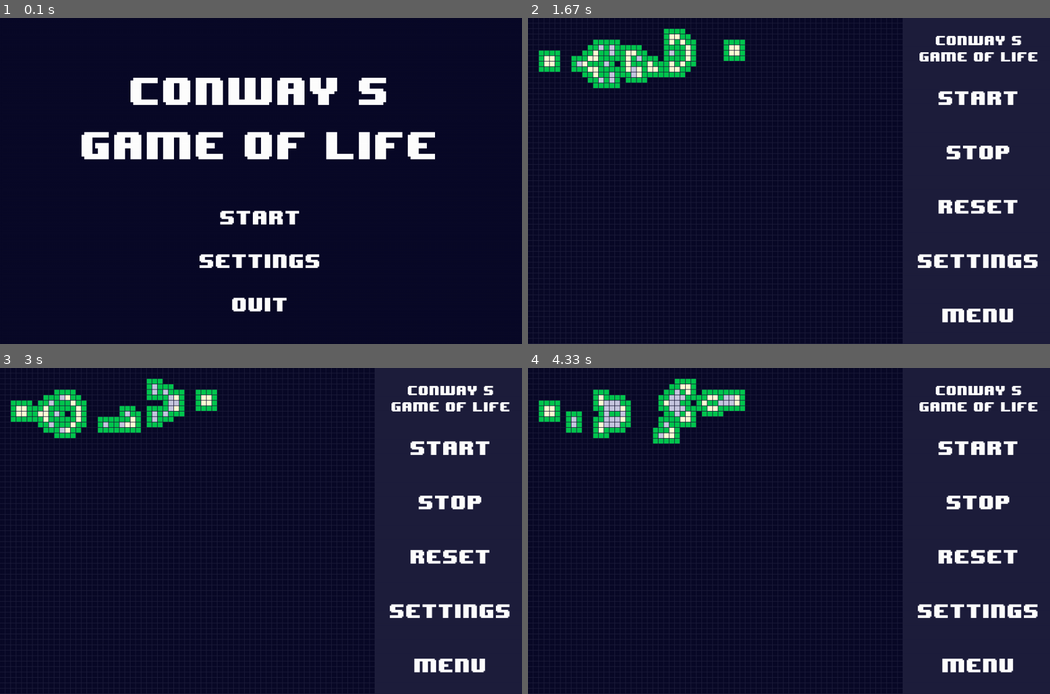
Above: before the commit, frames 1-4 (two rows, left to right).
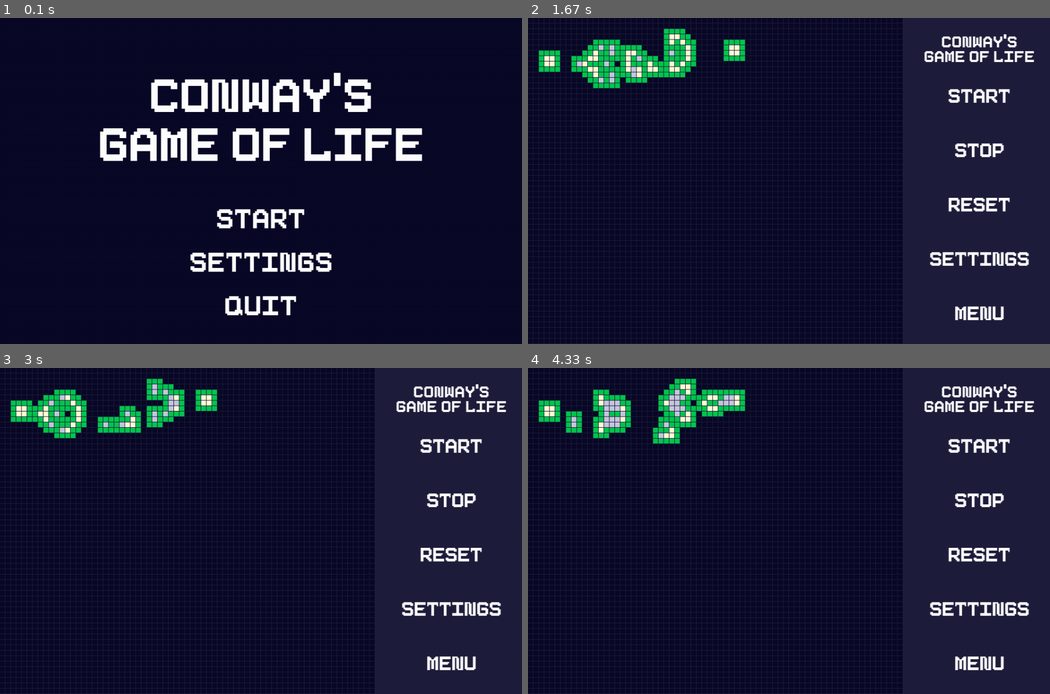
Above: after the commit, the same moments.

Repository: Almond0629/Conways-Game-of-Life
Game: pygame game, started from main.py
Same seed, same stepped clock (60 frames per second), same inputs: the game is played once before the commit and once after it.
Inputs (mouse positions are in pixels of both pictures, inside the frame that each line leads up to):
- Up to frame 1 (0.1 s): no input
- Up to frame 2 (1.67 s): click (778, 220) at 0.38 s; click (700, 255) at 0.75 s; click (653, 282) at 1.15 s; click (616, 282) at 1.63 s
- Up to frame 3 (3 s): move the mouse to (104, 511) at 1.97 s; click (104, 511) at 2.18 s; move the mouse to (130, 609) at 2.53 s; click (130, 609) at 2.75 s
- Up to frame 4 (4.33 s): click (877, 645) at 3.32 s; click (637, 465) at 3.88 s; move the mouse to (762, 534) at 4.23 s

The runs differ from the first frame. In frame 1, 8.8% of the frame differs, in the area x 15-84%, y 16-92%; in frame 2, 3.7%; in frame 3, 3.7%; in frame 4, 3.7%.

Commit message:
updated GUI, enabled setting 有很多地方都從from...import改成import constant，因爲前者沒有辦法讓參數變化套用到所有程式上

Diff:
--- a/button.py
+++ b/button.py
@@ -2,16 +2,20 @@
 from constant import *
 
 class Button:
-    def __init__(self, x, y, content: str, fontsize, color=col_background):
-        font = pygame.font.Font('8-BIT_WONDER.TTF', fontsize)
+    def __init__(self, x, y, content: str, fontsize, color=col_background, align_left=False):
+        font = pygame.font.Font(fonttype, fontsize)
+        self.fontsize = fontsize
         self.text_surface = font.render(content, True, (255, 255, 255))
         self.text_rect = self.text_surface.get_rect()
         self.w = self.text_surface.get_rect()[2]
         self.h = self.text_surface.get_rect()[3]
         self.x = x - self.w / 2
         self.y = y
+        self.align_left = align_left
         self.display = pygame.Surface((self.w, self.h))
         self.rect = pygame.Rect(self.x, self.y, self.w, self.h)
+        if align_left:
+            self.rect.left = 50
         self.display.fill(color)
         self.display.blit(self.text_surface, (self.rect.width/2 - self.text_rect.width/2, self.rect.height/2 - self.text_rect.height/2))
 
@@ -21,3 +25,6 @@
 
     def on(self, pos):
         return self.x <= pos[0] <= (self.x + self.w) and self.y <= pos[1] <= (self.y + self.h)
+
+    def update(self, content):
+        self = self.__init__(self.x, self.y, content, self.fontsize, align_left=self.align_left)
--- a/constant.py
+++ b/constant.py
@@ -4,7 +4,7 @@
 col_grid = (30, 30, 60) #格線顏色
 col_neighbor = (0, 200, 80) #綠色範圍表示區塊間互相影響
 col_text = '#FFFFFF' #按鈕上字的顏色
-fonttype = 'Comic Sans MS' #按鈕字型
+fonttype = 'Pixeboy-z8XGD.ttf' #按鈕字型
 max_num_alive = 3 #活細胞相鄰存活數大於這個數字會死
 min_num_alive = 2 #活細胞相鄰存活數小於這個數字會死
 num_repro = 3 #死細胞相鄰存活數＝這個數字則復活
--- a/main.py
+++ b/main.py
@@ -1,5 +1,6 @@
 import pygame
-from constant import * #引入顏色、幀率
+import constant
+from constant import col_background, col_grid #引入顏色、幀率
 import init #初始化
 import modify #修改
 import update #包含更新跟畫上格子
@@ -16,13 +17,13 @@
     running = True #暫停狀態，預設1=運行
     status = "main" #status: main(menu), run, settings，預設為起始畫面
     current_menu = MainMenu(display, surface, dimx, dimy, cellsize, col_background)
-    start_button = Button(cellsize * (dimx - 13), cellsize * dimy / 2 - 170, 'Start', 30, col_grid)
-    stop_button = Button(cellsize * (dimx - 13), cellsize * dimy / 2 - 70, 'Stop', 30, col_grid)
-    reset_button = Button(cellsize * (dimx - 13), cellsize * dimy / 2 + 30, 'Reset', 30, col_grid)
-    settings_button = Button(cellsize * (dimx - 13), cellsize * dimy / 2 + 130, 'Settings', 30, col_grid)
-    menu_button = Button(cellsize * (dimx - 13), cellsize * dimy / 2 + 230, 'Menu', 30, col_grid)
-    title1 = Button(cellsize * (dimx - 13), cellsize * dimy / 2 - 270, 'Conway s', 20, col_grid)
-    title2 = Button(cellsize * (dimx - 13), cellsize * dimy / 2 - 240, 'Game of Life', 20, col_grid)
+    start_button = Button(cellsize * (dimx - 13), cellsize * dimy / 2 - 170, 'Start', 50, col_grid)
+    stop_button = Button(cellsize * (dimx - 13), cellsize * dimy / 2 - 70, 'Stop', 50, col_grid)
+    reset_button = Button(cellsize * (dimx - 13), cellsize * dimy / 2 + 30, 'Reset', 50, col_grid)
+    settings_button = Button(cellsize * (dimx - 13), cellsize * dimy / 2 + 130, 'Settings', 50, col_grid)
+    menu_button = Button(cellsize * (dimx - 13), cellsize * dimy / 2 + 230, 'Menu', 50, col_grid)
+    title1 = Button(cellsize * (dimx - 13), cellsize * dimy / 2 - 270, 'Conway\'s', 40, col_grid)
+    title2 = Button(cellsize * (dimx - 13), cellsize * dimy / 2 - 240, 'Game of Life', 40, col_grid)
 
 
     while True:
@@ -30,13 +31,6 @@
             if current_menu.run_display and current_menu.run_code:
                 current_menu.display_menu()
                 pygame.display.update()
-                # elif event.type == pygame.MOUSEBUTTONDOWN:
-                #     mouse_pos = pygame.mouse.get_pos()
-                #     if start_button.on(mouse_pos):
-                #         print("Running the game...")
-                #         status = "run"
-                #         current_menu.run_display = False
-                    # elif settings_button.on(mouse_pos):
             if not current_menu.run_code:
                 pygame.quit()
                 return 0
@@ -52,6 +46,8 @@
             if current_settings.goto_menu:
                 status = "main"
                 current_menu = MainMenu(display, surface, dimx, dimy, cellsize, col_background)
+            if current_settings.goto_run:
+                status = "run"
             if not current_settings.run_code:
                 pygame.quit()
                 return 0
@@ -82,7 +78,7 @@
                     if menu_button.on(mouse_pos):
                         status = "main"
                         current_menu = MainMenu(display, surface, dimx, dimy, cellsize, col_background)
-            clock.tick(FPS) #固定幀率
+            clock.tick(constant.FPS) #固定幀率
             surface.fill(col_grid)
             # running_menu.display_menu()
             update.draw(surface, cells, dimx, dimy, cellsize)
--- a/menu.py
+++ b/menu.py
@@ -1,5 +1,5 @@
 import pygame
-from constant import *
+import constant
 from button import Button
 
 class Menu: # class for all menus
@@ -22,9 +22,9 @@
         Menu.__init__(self, display, surface, dimx, dimy, cellsize, color)
         self.x = self.w / 2
         self.y = self.h / 2
-        self.title_fontsize = 60
-        self.fontsize = 30
-        self.title1 = Button(self.x, self.y - 200, "Conway s", self.title_fontsize)
+        self.title_fontsize = 120
+        self.fontsize = 70
+        self.title1 = Button(self.x, self.y - 200, "Conway\'s", self.title_fontsize)
         self.title2 = Button(self.x, self.y - 100, "Game of Life", self.title_fontsize)
         self.start_button = Button(self.x, self.y + 50, 'Start', self.fontsize)
         self.settings_button = Button(self.x, self.y + 130, 'Settings', self.fontsize)
@@ -62,19 +62,31 @@
 class Settings(Menu):
     def __init__(self, display, surface, dimx, dimy, cellsize, color):
         Menu.__init__(self, display, surface, dimx, dimy, cellsize, color)
-        self.x = self.w/2
-        self.y = self.h/2
-        self.fontsize = 30
-        self.max_num_alive_setbutton = Button(self.x, self.y-200, 'Maximum limitaion to live', self.fontsize)
-        self.max_num_alive_setbutton = Button(self.x, self.y-100, 'Minimum limotation to live', self.fontsize)
-        self.num_repro_setbutton = Button(self.x, self.y, 'Reproduce condition', self.fontsize)
-        self.goto_menu_button = Button(self.x+200, self.y+200, 'Goto menu', self.fontsize)
+        self.x = self.w / 2
+        self.y = self.h / 2
+        self.fontsize = 60
+        self.min_num_alive_setbutton = Button(self.x, self.y-150, f'Minimum limitaion to live: {constant.min_num_alive}', self.fontsize, align_left=True)
+        self.max_num_alive_setbutton = Button(self.x, self.y-75, f'Maximum limitation to live: {constant.max_num_alive}', self.fontsize, align_left=True)
+        self.num_repro_setbutton = Button(self.x, self.y, f'Reproduce condition: {constant.num_repro}', self.fontsize, align_left=True)
+        self.framerate_setbutton = Button(self.x, self.y+75, f'frame per second: {constant.FPS}', self.fontsize, align_left=True)
+        self.goto_menu_button = Button(self.x+200, self.y+200, 'Go to menu', self.fontsize)
+        self.goto_run_button = Button(self.x-200, self.y+200, 'Start', self.fontsize)
+        self.title = Button(self.x, self.y-250, 'Settings', self.fontsize+10)
+        self.max_up = Button(self.x+350, self.y-75, '+', self.fontsize)
+        self.max_down = Button(self.x+400, self.y-75, '-', self.fontsize)
+        self.min_up = Button(self.x+350, self.y-150, '+', self.fontsize)
+        self.min_down = Button(self.x+400, self.y-150, '-', self.fontsize)
+        self.rep_up = Button(self.x+350, self.y, '+', self.fontsize)
+        self.rep_down = Button(self.x+400, self.y, '-', self.fontsize)
+        self.fps_up = Button(self.x+350, self.y+75, '+', self.fontsize)
+        self.fps_down = Button(self.x+400, self.y+75, '-', self.fontsize)
 
     def display_menu(self): # displaying the menu
         self.run_display = True
         self.goto_menu = False
+        self.goto_run = False
         self.run_code = True
-        while self.run_display and self.run_code and not self.goto_menu:
+        while self.run_display and self.run_code and not self.goto_menu and not self.goto_run:
             self.display.fill(self.color)
             for event in pygame.event.get():
                 if event.type == pygame.QUIT:
@@ -83,8 +95,33 @@
                     mouse_pos = pygame.mouse.get_pos()
                     if self.goto_menu_button.on(mouse_pos):
                         self.goto_menu = True
-            self.max_num_alive_setbutton.draw(self.display)
-            self.max_num_alive_setbutton.draw(self.display)
-            self.num_repro_setbutton.draw(self.display)
-            self.goto_menu_button.draw(self.display)
+                    if self.goto_run_button.on(mouse_pos):
+                        self.goto_run = True
+                    if self.max_up.on(mouse_pos):
+                        constant.max_num_alive += 1
+                        self.max_num_alive_setbutton.update(f'Maximum limitation to live: {constant.max_num_alive}')
+                    if self.max_down.on(mouse_pos) and constant.max_num_alive > 0:
+                        constant.max_num_alive -= 1
+                        self.max_num_alive_setbutton.update(f'Maximum limitation to live: {constant.max_num_alive}')
+                    if self.min_up.on(mouse_pos):
+                        constant.min_num_alive += 1
+                        self.min_num_alive_setbutton.update(f'Minimum limitaion to live: {constant.min_num_alive}')
+                    if self.min_down.on(mouse_pos):
+                        constant.min_num_alive -= 1 and constant.min_num_alive > 0
+                        self.min_num_alive_setbutton.update(f'Minimum limitaion to live: {constant.min_num_alive}')
+                    if self.rep_up.on(mouse_pos):
+                        constant.num_repro += 1
+                        self.num_repro_setbutton.update(f'Reproduce condition: {constant.num_repro}')
+                    if self.rep_down.on(mouse_pos) and constant.num_repro > 0:
+                        constant.num_repro -= 1
+                        self.num_repro_setbutton.update(f'Reproduce condition: {constant.num_repro}')
+                    if self.fps_up.on(mouse_pos):
+                        constant.FPS += 1
+                        self.framerate_setbutton.update(f'frame per second: {constant.FPS}')
+                    if self.fps_down.on(mouse_pos) and constant.FPS > 0:
+                        constant.FPS -= 1
+                        self.framerate_setbutton.update(f'frame per second: {constant.FPS}')
+            buttons = [self.min_num_alive_setbutton, self.max_num_alive_setbutton, self.num_repro_setbutton, self.framerate_setbutton, self.goto_menu_button, self.goto_run_button, self.title, self.max_up, self.max_down, self.min_up, self.min_down, self.rep_up, self.rep_down, self.fps_up, self.fps_down]
+            for button in buttons:
+                button.draw(self.display)
             self.blit_screen()
--- a/update.py
+++ b/update.py
@@ -1,5 +1,5 @@
 import pygame
-from constant import *
+import constant
 import numpy as np
 '''
 這邊把更新跟畫格子拆開了，這樣比較好修改
@@ -9,19 +9,19 @@
     if running:
         for r, c in np.ndindex(cells.shape):
             num_alive = np.sum(cells[r-1:r+2, c-1:c+2]) - cells[r, c] # 周圍還活著的
-            if (cells[r, c] == 1 and min_num_alive <= num_alive <= max_num_alive) or (cells[r, c] == 0 and num_alive == num_repro):
+            if (cells[r, c] == 1 and constant.min_num_alive <= num_alive <= constant.max_num_alive) or (cells[r, c] == 0 and num_alive == constant.num_repro):
                 nxt[r, c] = 1
     return nxt
 
 def draw(surface, nxt, dimx, dimy, cellsize):
     for r, c in np.ndindex(nxt.shape):
         num_alive = np.sum(nxt[r-1:r+2, c-1:c+2]) - nxt[r, c] # 周圍還活著的
-        col = col_background
+        col = constant.col_background
         if num_alive > 0:
-            col = col_neighbor
-        if (nxt[r, c] == 1 and 2 <= num_alive <= 3):
-            col = col_alive
-        elif nxt[r, c] == 1 and (num_alive < 2 or num_alive > 3):
-            col = col_about_to_die
+            col = constant.col_neighbor
+        if (nxt[r, c] == 1 and constant.min_num_alive <= num_alive <= constant.max_num_alive):
+            col = constant.col_alive
+        elif nxt[r, c] == 1 and (num_alive < constant.min_num_alive or num_alive > constant.max_num_alive):
+            col = constant.col_about_to_die
         # col = col if cells[r, c] == 1 or col == col_neighbor else col_background
         pygame.draw.rect(surface, col, (c*cellsize, r*cellsize, cellsize-1, cellsize-1)) #更新方格顏色
Binary file added: Pixeboy-z8XGD.ttf
